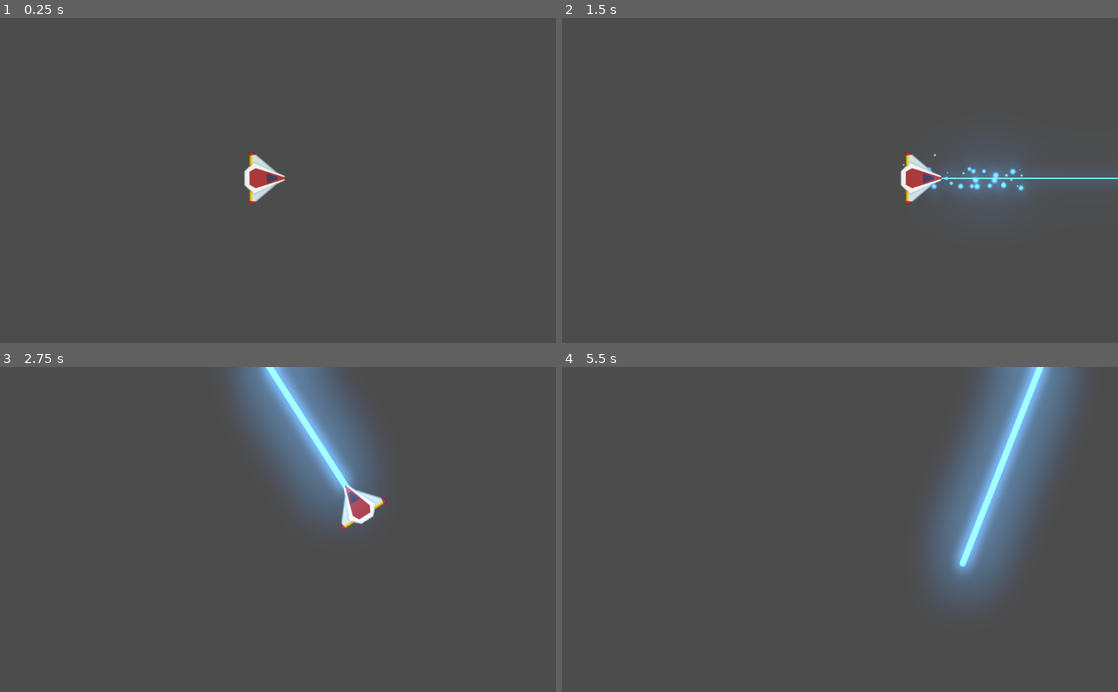
Above: before the commit, frames 1-4 (two rows, left to right).
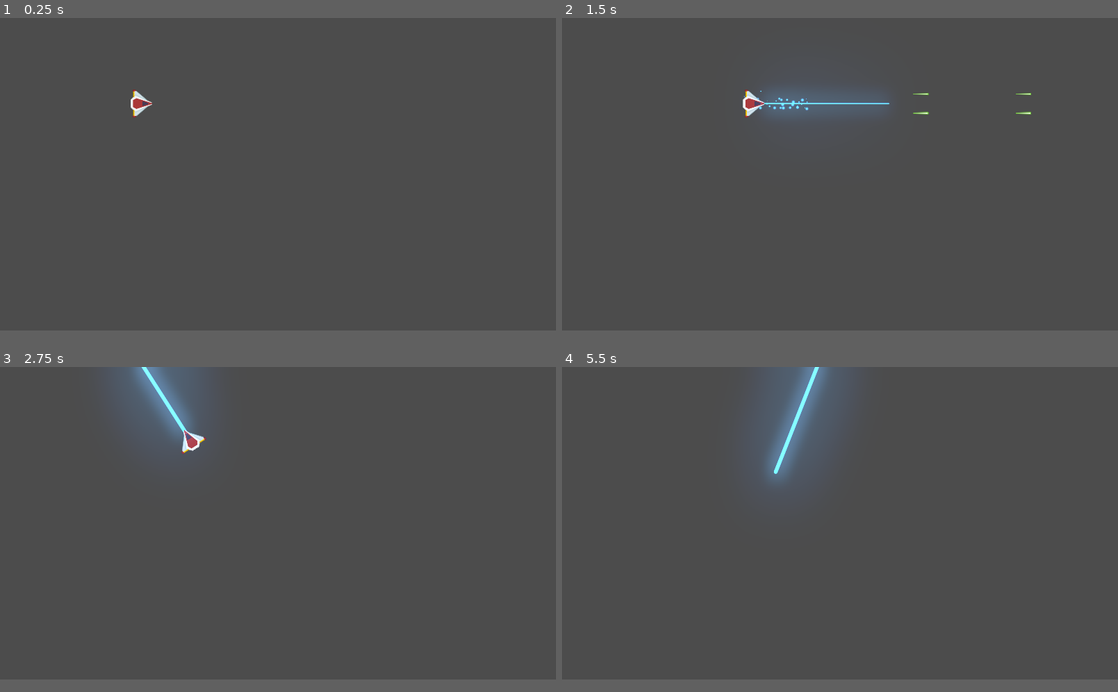
Above: after the commit, the same moments.

Repository: Horybando/Asteroides
Game: Godot game, scene res://Juego/Niveles/NivelTest.tscn
Two runs of this game, one before a commit and one after it. Both use one fixed random seed, a clock stepped at 60 frames per second and the inputs below.
Inputs:
- Up to frame 1 (0.25 s): no input
- Up to frame 2 (1.5 s): tap Enter at 0.5 s; hold W (mover_adelante) 0.53-1.28 s; hold Space (disparo_principal) 0.53-1.28 s; hold S (mover_atras) from 1.28 s (still down); tap G (disparo_secundario) at 1.35 s
- Up to frame 3 (2.75 s): release S (mover_atras) at 2.03 s; hold W (mover_adelante) from 2.03 s (still down); hold A (rotar_antihorario) from 2.03 s (still down)
- Up to frame 4 (5.5 s): release A (rotar_antihorario) at 2.78 s; tap D (rotar_horario) at 2.85 s; release W (mover_adelante) at 3.53 s; hold Space (disparo_principal) 3.53-4.28 s; hold S (mover_atras) from 3.53 s (still down); tap G (disparo_secundario) at 4.35 s; hold A (rotar_antihorario) from 5.03 s (still down)
In our replay, the window is 800x468 before the commit and 800x450 after it. These sizes can differ from the game's own. Grey fills any space a smaller window leaves; there, only what the larger window draws over its background counts as a difference.

The runs differ from the first frame. In frame 1, 0.8% of the frame differs, in the area x 23-52%, y 22-58%; in frame 2, 4.4%; in frame 3, 12%; in frame 4, 16%, in the area x 35-94%, y 0-73%.

Commit message:
proyectiles player y enemigo

Diff:
--- a/Juego/Naves/Player/Player.tscn
+++ b/Juego/Naves/Player/Player.tscn
@@ -10,6 +10,9 @@
 radius = 34.2442
 
 [node name="Navecita" type="RigidBody2D"]
+z_index = 50
+z_as_relative = false
+collision_mask = 22
 physics_material_override = ExtResource( 3 )
 linear_damp = 1.0
 angular_damp = 4.0
--- a/Juego/Proyectiles/Proyectil.tscn
+++ b/Juego/Proyectiles/Proyectil.tscn
@@ -1,13 +1,10 @@
-[gd_scene load_steps=4 format=2]
+[gd_scene load_steps=3 format=2]
 
 [ext_resource path="res://Juego/Proyectiles/laserPrincipal.png" type="Texture" id=1]
 [ext_resource path="res://Juego/Proyectiles/Proyectil.gd" type="Script" id=2]
 
-[sub_resource type="CapsuleShape2D" id=1]
-radius = 4.75
-height = 45.5
-
 [node name="Proyectil" type="Area2D"]
+z_as_relative = false
 script = ExtResource( 2 )
 
 [node name="Sprite" type="Sprite" parent="."]
@@ -16,7 +13,6 @@
 
 [node name="CollisionShape2D" type="CollisionShape2D" parent="."]
 rotation = 1.5708
-shape = SubResource( 1 )
 
 [node name="VisibilityNotifier2D" type="VisibilityNotifier2D" parent="."]
 scale = Vector2( 1, 0.525 )
--- /dev/null
+++ b/Juego/Proyectiles/proyectilEnemigo.tscn
@@ -0,0 +1,19 @@
+[gd_scene load_steps=4 format=2]
+
+[ext_resource path="res://Juego/Proyectiles/Proyectil.tscn" type="PackedScene" id=1]
+[ext_resource path="res://Juego/Proyectiles/proyectilEnemigo.png" type="Texture" id=2]
+
+[sub_resource type="CapsuleShape2D" id=1]
+radius = 4.99167
+height = 27.1057
+
+[node name="proyectilEnemigo" instance=ExtResource( 1 )]
+z_index = 39
+collision_layer = 16
+collision_mask = 5
+
+[node name="Sprite" parent="." index="0"]
+texture = ExtResource( 2 )
+
+[node name="CollisionShape2D" parent="." index="1"]
+shape = SubResource( 1 )
--- /dev/null
+++ b/Juego/Proyectiles/proyectilPlayer.tscn
@@ -0,0 +1,15 @@
+[gd_scene load_steps=3 format=2]
+
+[ext_resource path="res://Juego/Proyectiles/Proyectil.tscn" type="PackedScene" id=1]
+
+[sub_resource type="CapsuleShape2D" id=1]
+radius = 5.24996
+height = 44.0001
+
+[node name="proyectilPlayer" instance=ExtResource( 1 )]
+z_index = 40
+collision_layer = 8
+collision_mask = 6
+
+[node name="CollisionShape2D" parent="." index="1"]
+shape = SubResource( 1 )
--- a/project.godot
+++ b/project.godot
@@ -46,11 +46,22 @@
 
 config/name="Asteroides"
 run/main_scene="res://Juego/Niveles/NivelTest.tscn"
-config/icon="res://icon.png"
+config/icon="res://icono.png"
 
 [autoload]
 
 Eventos="*res://Juego/Autoloads/Eventos.gd"
+
+[display]
+
+window/size/width=1920
+window/size/height=1080
+window/size/resizable=false
+window/size/always_on_top=true
+window/size/test_width=1280
+window/size/test_height=720
+window/stretch/mode="2d"
+window/stretch/aspect="keep"
 
 [input]
 
@@ -89,6 +100,14 @@
  ]
 }
 
+[layer_names]
+
+2d_physics/layer_1="player"
+2d_physics/layer_2="enemigo"
+2d_physics/layer_3="meteorito"
+2d_physics/layer_4="proyectil_player"
+2d_physics/layer_5="proyectil_enemigo"
+
 [physics]
 
 common/enable_pause_aware_picking=true
Binary file added: Juego/Proyectiles/proyectilEnemigo.png
Not shown, added: Juego/Proyectiles/proyectilEnemigo.png.import
Binary file added: icono.png
Not shown, added: icono.png.import
